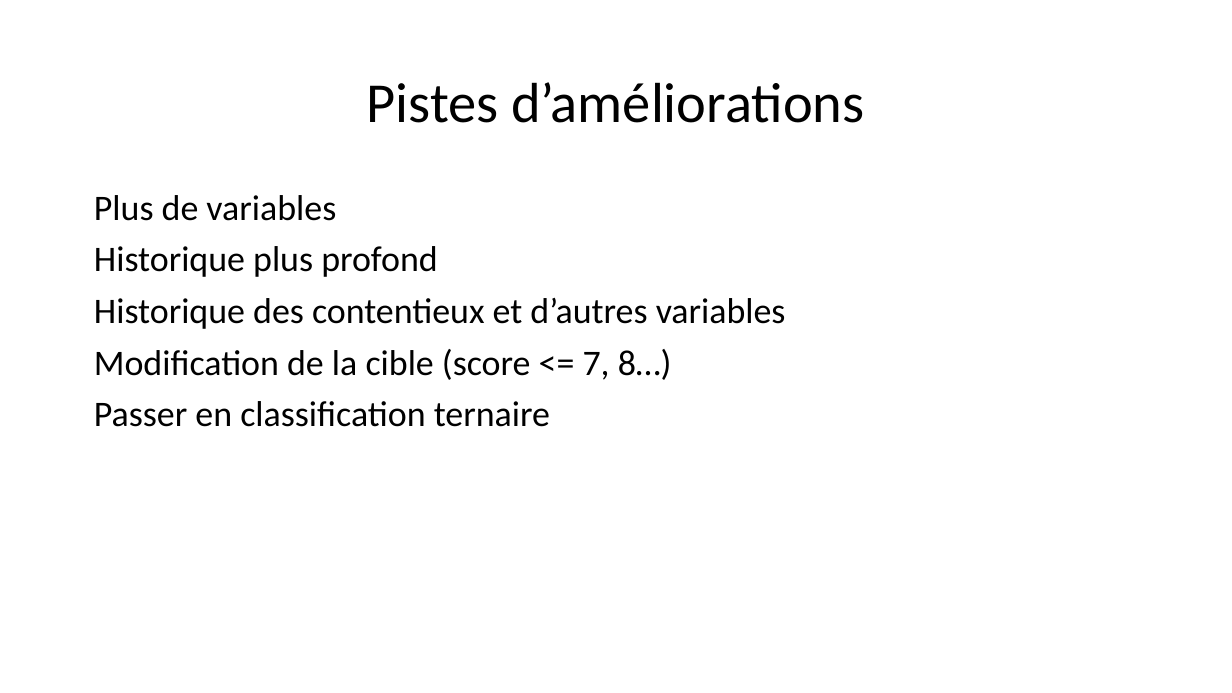
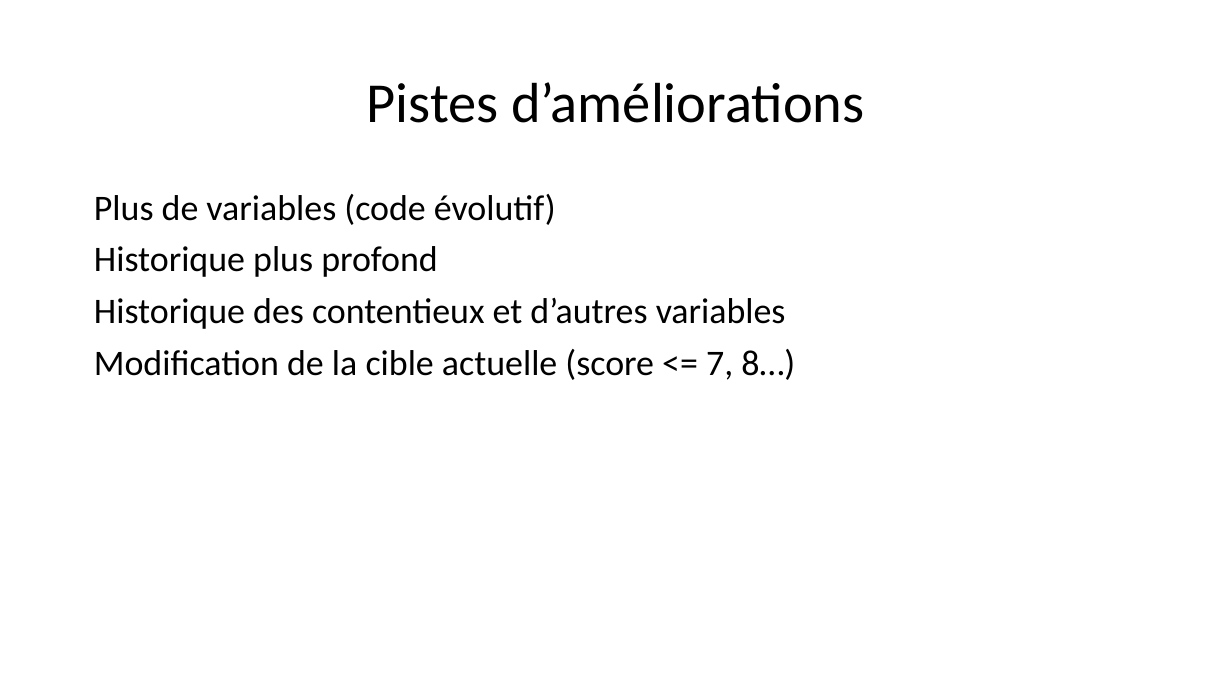
Before and after one commit to morganscao/Projet8, a slide deck: slide 35 of Rapport/P8 - Présentation.pptx (slide 34 before the commit). Drawn at 1232x693 pixels with LibreOffice and Linux fonts; fonts in the diff are those of the drawing. Boxes give left, top, right and bottom in pixels: in the first picture for what was removed or moved away, otherwise in the second. Text is boxed around its words. In the diff, an @@ line names an element or a change of style, - is before the commit and + after.

```diff
--- a/Rapport/P8 - Présentation.pptx
+++ b/Rapport/P8 - Présentation.pptx
@@ text at <box>94,194,556,225</box>: text changed @@
-Plus de variables
+Plus de variables (code évolutif)
@@ text at <box>94,349,795,380</box>: text changed @@
-Modification de la cible (score <= 7, 8…)
-Passer en classification ternaire
+Modification de la cible actuelle (score <= 7, 8…)
```
Also in this commit, not shown: 13 other slides changed, 5 slides added, 4 slides removed.
